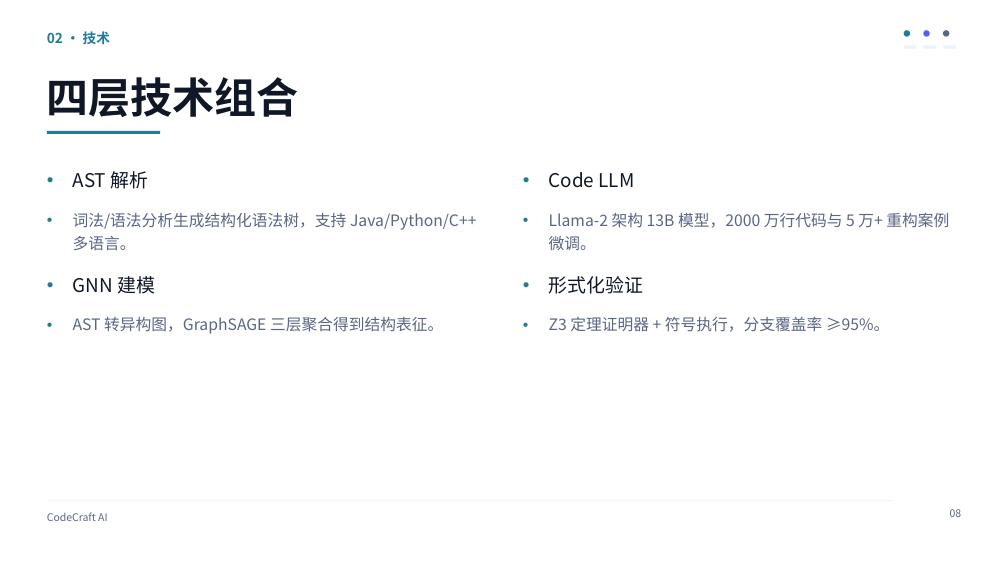
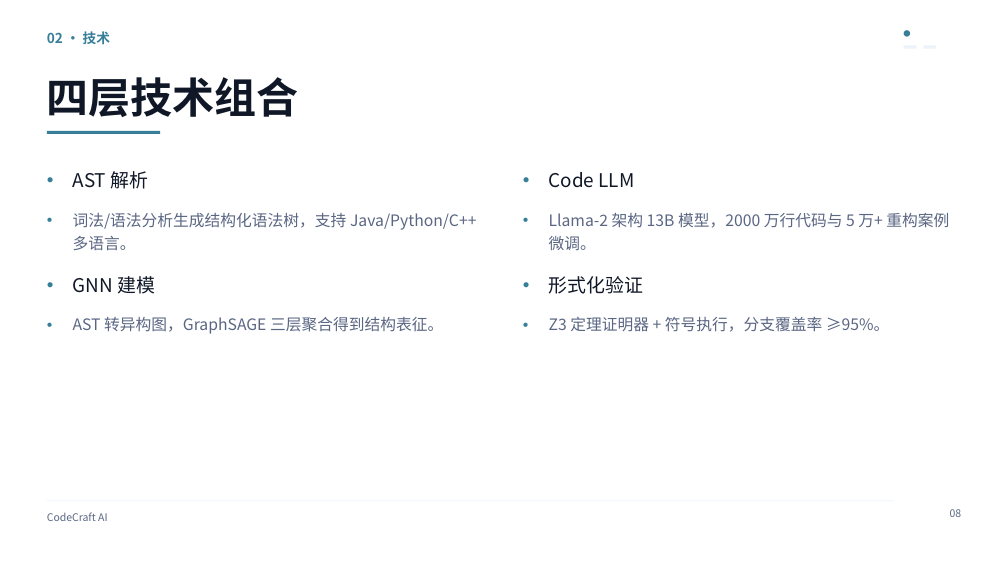
Before and after one commit to ThisZhouS/pptx, a slide deck: slide 8 of pptx-skill/examples/codecraft-style.pptx. Drawn at 1008x567 pixels with LibreOffice and Linux fonts; fonts in the diff are those of the drawing. Boxes give left, top, right and bottom in pixels: in the first picture for what was removed or moved away, otherwise in the second. Text is boxed around its words. In the diff, an @@ line names an element or a change of style, - is before the commit and + after.

```diff
--- a/pptx-skill/examples/codecraft-style.pptx
+++ b/pptx-skill/examples/codecraft-style.pptx
@@ text "02 · 技术" at [47,31,110,45]: text colour #227B99 to #377F99 @@
@@ ellipse at [904,30,910,37]: fill #227B99 to #377F99 @@
@@ ellipse removed at [923,30,930,37] @@
@@ ellipse removed at [943,30,950,37] @@
@@ rectangle removed at [943,45,956,48] @@
@@ rectangle at [47,131,160,134]: fill #227B99 to #377F99 @@
@@ text "AST 解析" at [73,171,476,334]: bullet colour #227B99 to #377F99 @@
@@ text "Code LLM" at [549,172,949,332]: bullet colour #227B99 to #377F99 @@
```
Also in this commit, not shown: 14 other slides changed, 17 other files.
